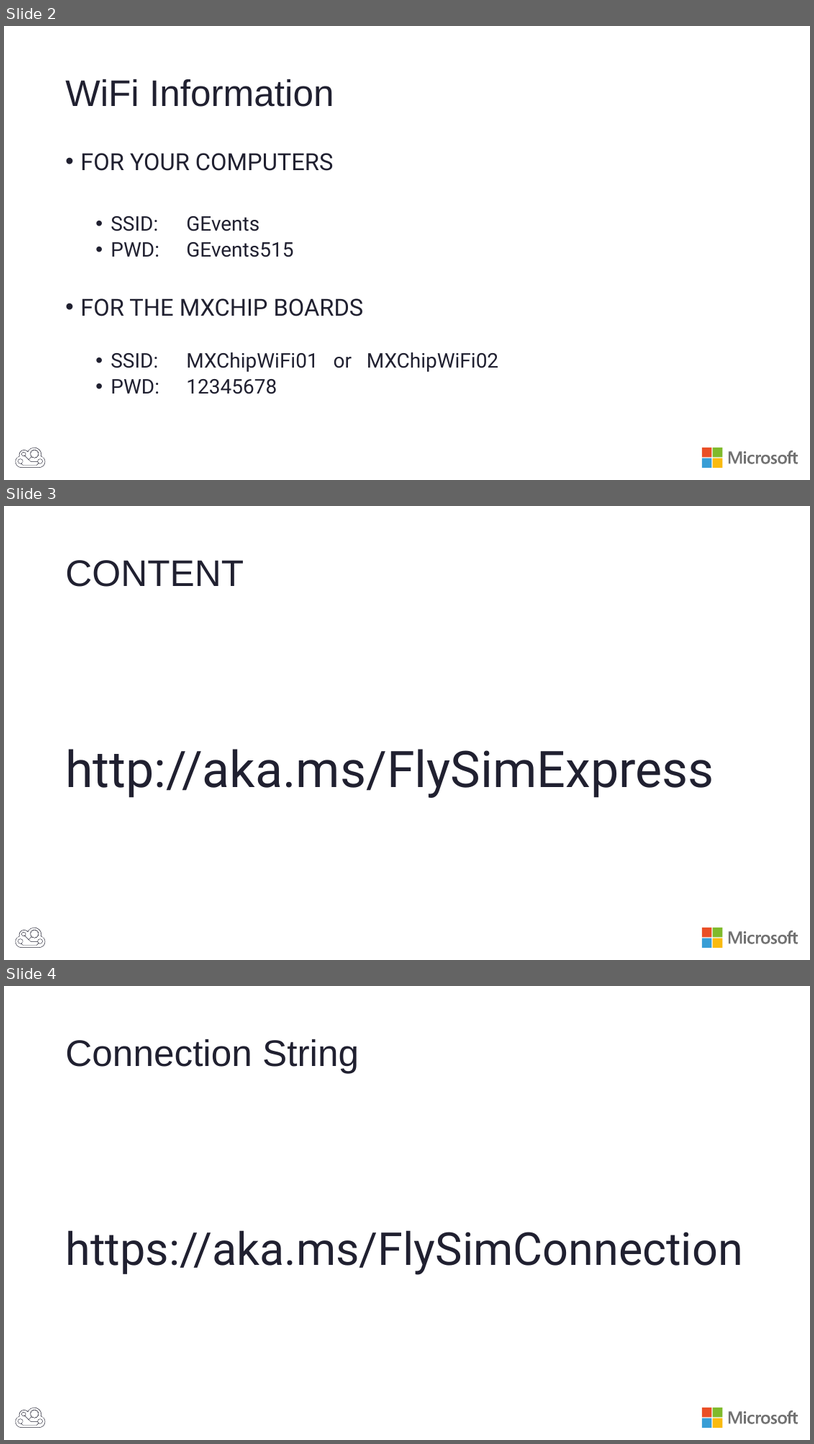
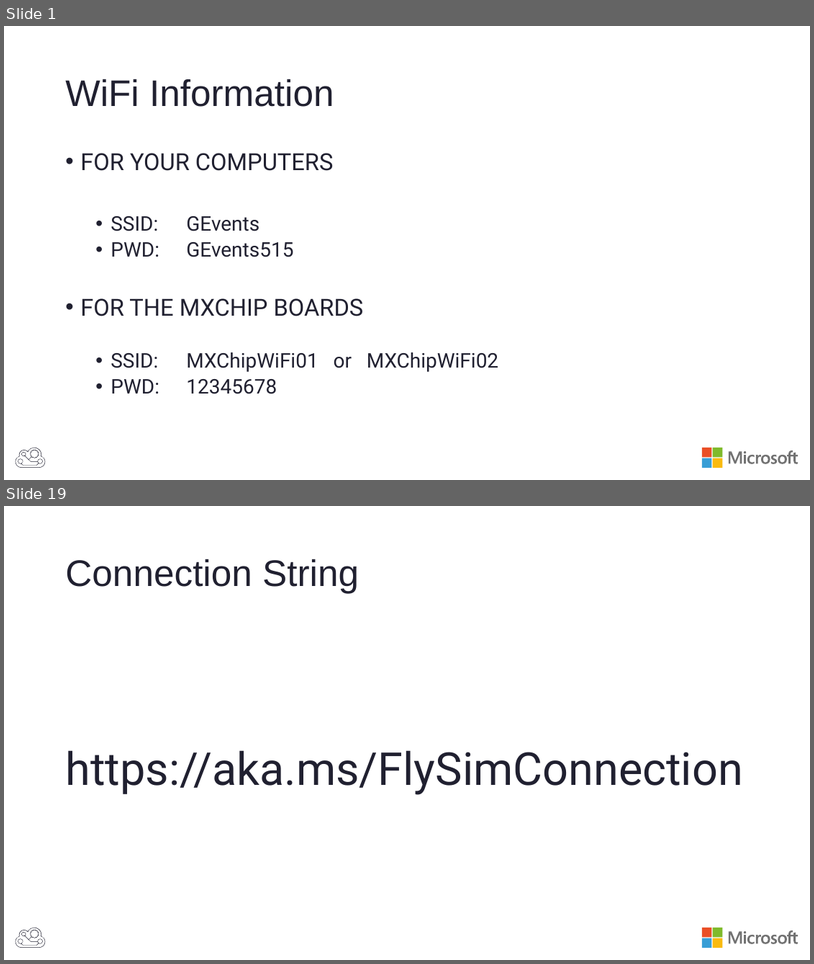
Before and after one commit to BretStateham/FlySimExpress, a slide deck: Slides/FlySimExpress.pptx. Shown one above the other, each under a label of ours: slides 2, 3 and 4 before the commit, slides 1 and 19 after it; the slides between them are not shown. The pictures are 814x1444 and 814x964 pixels, drawn with LibreOffice and Linux fonts; fonts in the diff are those of the drawing. Boxes give left, top, right and bottom in pixels: in the first picture for what was removed or moved away, otherwise in the second. Text is boxed around its words. In the diff, an @@ line names an element or a change of style, - is before the commit and + after.

```diff
--- a/Slides/FlySimExpress.pptx
+++ b/Slides/FlySimExpress.pptx
@@ slide 3 removed at <box>4,506,810,960</box>, background #FFFFFF; not listed: 6 template elements that a slide beside it also shows @@
@@ title removed at <box>65,560,244,587</box> @@
-CONTENT
@@ text removed at <box>65,749,715,798</box> @@
-http://aka.ms/FlySimExpress
@@ what was slide 2 is now slide 1 @@
@@ what was slide 4 is now slide 19 @@
```
Also in this commit, not shown: 1 slide added, 1 other file.
